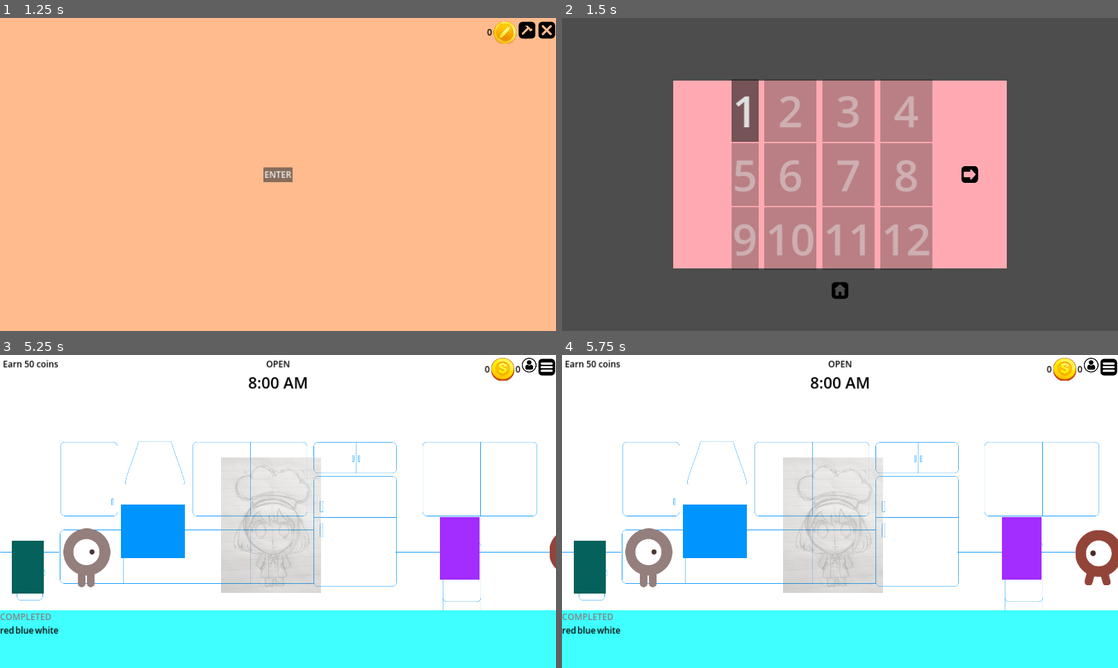
Above: before the commit, frames 1-4 (two rows, left to right).
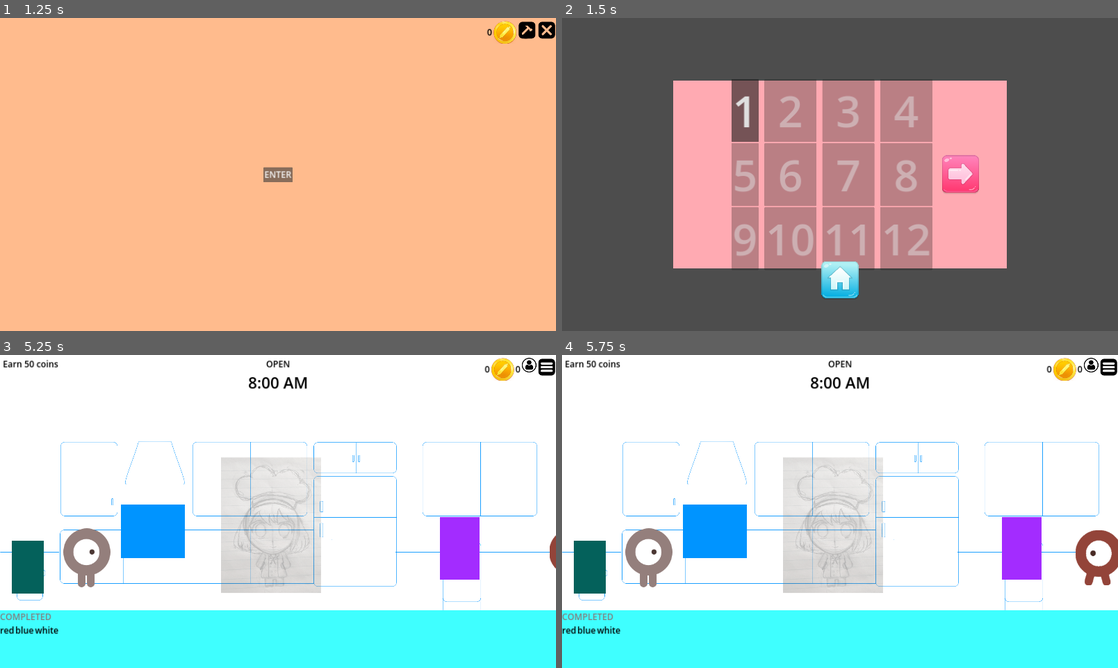
Above: after the commit, the same moments.

Repository: anj0la/BakingFrenzy
Game: Godot game, scene res://scenes/MainMenu.tscn
The game is run twice, just before and just after one commit, with the same random seed, the same clock (stepped at 60 frames per second) and the same inputs. The project has no main scene, so this scene is started directly.
Inputs (mouse positions are in pixels of both pictures, inside the frame that each line leads up to; where the layout moved, square brackets give the same spot in the first picture):
- Up to frame 1 (1.25 s): click "PLAY" at 0.5 s
- Up to frame 2 (1.5 s): click "ENTER" at 1.25 s
- Up to frame 3 (5.25 s): click (278, 617) [278, 627] at 2 s; click "ENTER" at 2.75 s; click (400, 511) [405, 511] at 3.5 s; click (400, 511) [405, 511] at 4.25 s; click "1" at 5 s
- Up to frame 4 (5.75 s): no input

Frame 1 is identical in both runs. In frame 2, 1.6% of the frame differs, in the area x 46-75%, y 43-90%; in frame 3, 0.2%; in frame 4, 0.2%.

Commit message:
Updated buttons and finsihed game over and paused menus.

Diff:
--- a/scenes/GameOverMenu.tscn
+++ b/scenes/GameOverMenu.tscn
@@ -1,14 +1,16 @@
-[gd_scene load_steps=10 format=3 uid="uid://dgh7j3kb520y4"]
-
-[ext_resource type="Texture2D" uid="uid://dj2f5dbd0ajfo" path="res://art/3_stars.png" id="1_lnd0q"]
+[gd_scene load_steps=12 format=3 uid="uid://dgh7j3kb520y4"]
+
 [ext_resource type="Script" path="res://scripts/GameOverMenu.gd" id="1_p5or7"]
 [ext_resource type="Texture2D" uid="uid://bypf4316f4cmb" path="res://art/game_over_background.png" id="2_48v2c"]
-[ext_resource type="Texture2D" uid="uid://dmd8bi6t15j6f" path="res://art/gold_coin.png" id="2_aacg2"]
 [ext_resource type="Texture2D" uid="uid://c0by4gbg7w3xs" path="res://art/customer_icon.png" id="3_ipdqt"]
 [ext_resource type="FontFile" uid="uid://b0ws8x23iavyc" path="res://fonts/Modak-Regular.ttf" id="3_sch1k"]
-[ext_resource type="Texture2D" uid="uid://ctsnd2j2xy65y" path="res://art/home.png" id="4_em5hb"]
-[ext_resource type="Texture2D" uid="uid://ycwfcdipkcnf" path="res://art/rotate.png" id="5_8vn1p"]
-[ext_resource type="Texture2D" uid="uid://b586lm63mv2d" path="res://art/arrow_right.png" id="6_1d77x"]
+[ext_resource type="Texture2D" uid="uid://dexksbn4yc218" path="res://art/three_stars.png" id="4_nvsk5"]
+[ext_resource type="Texture2D" uid="uid://bln6pr4hv72lf" path="res://art/bakery_coin.png" id="5_vckw8"]
+[ext_resource type="Texture2D" uid="uid://3ntlyreascun" path="res://art/home_button_game_over.png" id="7_2tcsv"]
+[ext_resource type="Texture2D" uid="uid://bfmk8wg5yvglk" path="res://art/restart_button_game_over.png" id="8_au63u"]
+[ext_resource type="Texture2D" uid="uid://bwkjn3p5dcsvh" path="res://art/right_arrow_game_over.png" id="9_4vdjr"]
+[ext_resource type="Texture2D" uid="uid://d27rlyik6hyqn" path="res://art/text_bar_smaller.png" id="10_wvvam"]
+[ext_resource type="Texture2D" uid="uid://bnjkb5edloo0y" path="res://art/bakery_coin_game_over.png" id="11_06gcy"]
 
 [node name="GameOverMenu" type="CanvasLayer"]
 script = ExtResource("1_p5or7")
@@ -28,31 +30,20 @@
 anchor_top = 0.5
 anchor_right = 0.5
 anchor_bottom = 0.5
-offset_left = -200.0
-offset_top = -200.0
-offset_right = 200.0
-offset_bottom = 200.0
+offset_left = -400.0
+offset_top = -400.0
+offset_right = 400.0
+offset_bottom = 400.0
 grow_horizontal = 2
 grow_vertical = 2
 texture = ExtResource("2_48v2c")
 
-[node name="MenuContainer" type="VBoxContainer" parent="MainControl"]
-layout_mode = 1
-anchors_preset = 8
-anchor_left = 0.5
-anchor_top = 0.5
-anchor_right = 0.5
-anchor_bottom = 0.5
-offset_left = -344.0
-offset_top = -380.0
-offset_right = 336.0
-offset_bottom = 348.0
-grow_horizontal = 2
-grow_vertical = 2
-theme_override_constants/separation = 25
-
-[node name="DayCompleted" type="Label" parent="MainControl/MenuContainer"]
-layout_mode = 2
+[node name="DayCompleted" type="Label" parent="MainControl"]
+layout_mode = 2
+offset_left = 616.0
+offset_top = 160.0
+offset_right = 1296.0
+offset_bottom = 312.0
 theme_override_colors/font_shadow_color = Color(0, 0, 0, 1)
 theme_override_fonts/font = ExtResource("3_sch1k")
 theme_override_font_sizes/font_size = 100
@@ -60,26 +51,57 @@
 "
 horizontal_alignment = 1
 
+[node name="MenuContainer" type="VBoxContainer" parent="MainControl"]
+visible = false
+layout_mode = 1
+anchors_preset = 8
+anchor_left = 0.5
+anchor_top = 0.5
+anchor_right = 0.5
+anchor_bottom = 0.5
+offset_left = -344.0
+offset_top = -212.0
+offset_right = 336.0
+offset_bottom = 348.0
+grow_horizontal = 2
+grow_vertical = 2
+theme_override_constants/separation = 35
+
 [node name="StarsEarned" type="TextureRect" parent="MainControl/MenuContainer"]
 layout_mode = 2
-texture = ExtResource("1_lnd0q")
+texture = ExtResource("4_nvsk5")
 stretch_mode = 3
 
 [node name="GameStatsContainer" type="VBoxContainer" parent="MainControl/MenuContainer"]
 layout_mode = 2
+theme_override_constants/separation = -10
+
+[node name="CoinsEarned2" type="Label" parent="MainControl/MenuContainer/GameStatsContainer"]
+layout_mode = 2
+theme_override_colors/font_shadow_color = Color(0, 0, 0, 1)
+theme_override_fonts/font = ExtResource("3_sch1k")
+theme_override_font_sizes/font_size = 30
+text = "Earned"
+horizontal_alignment = 1
 
 [node name="CoinsContainer" type="HBoxContainer" parent="MainControl/MenuContainer/GameStatsContainer"]
 layout_mode = 2
+theme_override_constants/separation = 20
 alignment = 1
 
 [node name="CoinsEarned" type="Label" parent="MainControl/MenuContainer/GameStatsContainer/CoinsContainer"]
 layout_mode = 2
-theme_override_font_sizes/font_size = 30
-text = "Earned: 0"
+theme_override_colors/font_shadow_color = Color(0, 0, 0, 1)
+theme_override_fonts/font = ExtResource("3_sch1k")
+theme_override_font_sizes/font_size = 60
+text = "Earned: 10 C"
 
 [node name="CoinsImage" type="TextureRect" parent="MainControl/MenuContainer/GameStatsContainer/CoinsContainer"]
-layout_mode = 2
-texture = ExtResource("2_aacg2")
+visible = false
+layout_mode = 2
+texture = ExtResource("5_vckw8")
+expand_mode = 1
+stretch_mode = 2
 
 [node name="CustomersContainer" type="HBoxContainer" parent="MainControl/MenuContainer/GameStatsContainer"]
 layout_mode = 2
@@ -87,30 +109,198 @@
 
 [node name="CustomersServed" type="Label" parent="MainControl/MenuContainer/GameStatsContainer/CustomersContainer"]
 layout_mode = 2
-theme_override_font_sizes/font_size = 30
-text = "Served: 0"
+theme_override_colors/font_shadow_color = Color(0, 0, 0, 1)
+theme_override_fonts/font = ExtResource("3_sch1k")
+theme_override_font_sizes/font_size = 60
+text = "Served: 10 C"
 
 [node name="CustomersImage" type="TextureRect" parent="MainControl/MenuContainer/GameStatsContainer/CustomersContainer"]
+visible = false
 layout_mode = 2
 texture = ExtResource("3_ipdqt")
-
-[node name="NavContainer" type="HBoxContainer" parent="MainControl/MenuContainer"]
-layout_mode = 2
+expand_mode = 1
+stretch_mode = 2
+
+[node name="StarsEarned" type="TextureRect" parent="MainControl"]
+layout_mode = 1
+anchors_preset = -1
+anchor_left = 0.5
+anchor_top = 0.4
+anchor_right = 0.5
+anchor_bottom = 0.4
+offset_left = -214.0
+offset_top = -113.5
+offset_right = 202.0
+offset_bottom = 57.5
+grow_horizontal = 2
+grow_vertical = 2
+texture = ExtResource("4_nvsk5")
+stretch_mode = 3
+
+[node name="NavContainer" type="HBoxContainer" parent="MainControl"]
+layout_mode = 1
+anchors_preset = -1
+anchor_left = 0.5
+anchor_top = 0.8
+anchor_right = 0.5
+anchor_bottom = 0.8
+offset_left = -248.0
+offset_top = -141.0
+offset_right = 236.0
+offset_bottom = -13.0
+grow_horizontal = 2
+grow_vertical = 2
 theme_override_constants/separation = 50
 alignment = 1
 
-[node name="HomeButton" type="TextureButton" parent="MainControl/MenuContainer/NavContainer"]
-layout_mode = 2
-texture_normal = ExtResource("4_em5hb")
-
-[node name="RestartButton" type="TextureButton" parent="MainControl/MenuContainer/NavContainer"]
-layout_mode = 2
-texture_normal = ExtResource("5_8vn1p")
-
-[node name="LevelSelectionButton" type="TextureButton" parent="MainControl/MenuContainer/NavContainer"]
-layout_mode = 2
-texture_normal = ExtResource("6_1d77x")
-
-[connection signal="pressed" from="MainControl/MenuContainer/NavContainer/HomeButton" to="." method="_on_home_button_pressed"]
-[connection signal="pressed" from="MainControl/MenuContainer/NavContainer/RestartButton" to="." method="_on_restart_button_pressed"]
-[connection signal="pressed" from="MainControl/MenuContainer/NavContainer/LevelSelectionButton" to="." method="_on_level_selection_button_pressed"]
+[node name="HomeButton" type="TextureButton" parent="MainControl/NavContainer"]
+layout_mode = 2
+texture_normal = ExtResource("7_2tcsv")
+
+[node name="RestartButton" type="TextureButton" parent="MainControl/NavContainer"]
+layout_mode = 2
+texture_normal = ExtResource("8_au63u")
+
+[node name="LevelSelectionButton" type="TextureButton" parent="MainControl/NavContainer"]
+layout_mode = 2
+texture_normal = ExtResource("9_4vdjr")
+
+[node name="GameStatsContainer" type="VBoxContainer" parent="MainControl"]
+layout_mode = 1
+anchors_preset = -1
+anchor_left = 0.5
+anchor_top = 0.57
+anchor_right = 0.5
+anchor_bottom = 0.6
+offset_left = -150.0
+offset_top = -161.0
+offset_right = 144.0
+offset_bottom = 101.0
+grow_horizontal = 2
+grow_vertical = 2
+theme_override_constants/separation = 0
+
+[node name="EarnedLabel" type="Label" parent="MainControl/GameStatsContainer"]
+layout_mode = 2
+theme_override_colors/font_color = Color(0.624239, 0.951413, 0.538565, 1)
+theme_override_colors/font_outline_color = Color(0.222844, 0.404608, 0.173538, 1)
+theme_override_constants/outline_size = 5
+theme_override_fonts/font = ExtResource("3_sch1k")
+theme_override_font_sizes/font_size = 35
+text = "EARNED"
+horizontal_alignment = 1
+
+[node name="CoinsEarnedTexture" type="TextureRect" parent="MainControl/GameStatsContainer"]
+layout_mode = 2
+texture = ExtResource("10_wvvam")
+
+[node name="CoinsContainer" type="HBoxContainer" parent="MainControl/GameStatsContainer/CoinsEarnedTexture"]
+layout_mode = 1
+anchors_preset = 8
+anchor_left = 0.5
+anchor_top = 0.5
+anchor_right = 0.5
+anchor_bottom = 0.5
+offset_left = -141.5
+offset_top = -45.5
+offset_right = 141.5
+offset_bottom = 45.5
+grow_horizontal = 2
+grow_vertical = 2
+alignment = 1
+
+[node name="CoinsEarned" type="Label" parent="MainControl/GameStatsContainer/CoinsEarnedTexture/CoinsContainer"]
+layout_mode = 2
+theme_override_colors/font_shadow_color = Color(0, 0, 0, 1)
+theme_override_fonts/font = ExtResource("3_sch1k")
+theme_override_font_sizes/font_size = 60
+text = "100"
+horizontal_alignment = 2
+
+[node name="CoinsImage" type="TextureRect" parent="MainControl/GameStatsContainer/CoinsEarnedTexture/CoinsContainer"]
+clip_contents = true
+custom_minimum_size = Vector2(0, 50)
+layout_mode = 2
+size_flags_vertical = 4
+texture = ExtResource("11_06gcy")
+stretch_mode = 2
+
+[node name="CoinsEarned" type="Label" parent="MainControl/GameStatsContainer/CoinsEarnedTexture"]
+visible = false
+layout_mode = 1
+anchors_preset = 7
+anchor_left = 0.5
+anchor_top = 1.0
+anchor_right = 0.5
+anchor_bottom = 1.0
+offset_left = -49.0
+offset_top = -78.0
+offset_right = 89.0
+offset_bottom = 13.0
+grow_horizontal = 2
+grow_vertical = 0
+theme_override_colors/font_shadow_color = Color(0, 0, 0, 1)
+theme_override_fonts/font = ExtResource("3_sch1k")
+theme_override_font_sizes/font_size = 60
+text = "100"
+horizontal_alignment = 2
+
+[node name="CoinsImage" type="TextureRect" parent="MainControl/GameStatsContainer/CoinsEarnedTexture"]
+visible = false
+layout_mode = 1
+anchors_preset = -1
+offset_left = 242.0
+offset_top = 10.0
+offset_right = 292.0
+offset_bottom = 58.0
+texture = ExtResource("5_vckw8")
+expand_mode = 1
+
+[node name="ServedLabel" type="Label" parent="MainControl/GameStatsContainer"]
+layout_mode = 2
+theme_override_colors/font_color = Color(0.569419, 0.918803, 0.957463, 1)
+theme_override_colors/font_outline_color = Color(0.0698121, 0.285409, 0.307152, 1)
+theme_override_constants/outline_size = 5
+theme_override_fonts/font = ExtResource("3_sch1k")
+theme_override_font_sizes/font_size = 35
+text = "SERVED"
+horizontal_alignment = 1
+
+[node name="CustomersServedTexture" type="TextureRect" parent="MainControl/GameStatsContainer"]
+layout_mode = 2
+texture = ExtResource("10_wvvam")
+
+[node name="CoinsContainer" type="HBoxContainer" parent="MainControl/GameStatsContainer/CustomersServedTexture"]
+layout_mode = 1
+anchors_preset = 8
+anchor_left = 0.5
+anchor_top = 0.5
+anchor_right = 0.5
+anchor_bottom = 0.5
+offset_left = -141.5
+offset_top = -45.5
+offset_right = 141.5
+offset_bottom = 45.5
+grow_horizontal = 2
+grow_vertical = 2
+alignment = 1
+
+[node name="CustomersServed" type="Label" parent="MainControl/GameStatsContainer/CustomersServedTexture/CoinsContainer"]
+layout_mode = 2
+theme_override_colors/font_shadow_color = Color(0, 0, 0, 1)
+theme_override_fonts/font = ExtResource("3_sch1k")
+theme_override_font_sizes/font_size = 60
+text = "10"
+horizontal_alignment = 2
+
+[node name="CustomersImage" type="TextureRect" parent="MainControl/GameStatsContainer/CustomersServedTexture/CoinsContainer"]
+clip_contents = true
+custom_minimum_size = Vector2(0, 55)
+layout_mode = 2
+size_flags_vertical = 4
+texture = ExtResource("3_ipdqt")
+stretch_mode = 2
+
+[connection signal="pressed" from="MainControl/NavContainer/HomeButton" to="." method="_on_home_button_pressed"]
+[connection signal="pressed" from="MainControl/NavContainer/RestartButton" to="." method="_on_restart_button_pressed"]
+[connection signal="pressed" from="MainControl/NavContainer/LevelSelectionButton" to="." method="_on_level_selection_button_pressed"]
--- a/scenes/HUD.tscn
+++ b/scenes/HUD.tscn
@@ -1,9 +1,9 @@
 [gd_scene load_steps=7 format=3 uid="uid://dqfwvvi6rb8gb"]
 
 [ext_resource type="Texture2D" uid="uid://c1uakdggq2pls" path="res://art/game_background_outline_recipe.png" id="1_cyc50"]
-[ext_resource type="Texture2D" uid="uid://dmd8bi6t15j6f" path="res://art/gold_coin.png" id="1_r51x3"]
 [ext_resource type="Script" path="res://scripts/HUD.gd" id="1_xlsrd"]
 [ext_resource type="Texture2D" uid="uid://c0by4gbg7w3xs" path="res://art/customer_icon.png" id="2_xlj4a"]
+[ext_resource type="Texture2D" uid="uid://bln6pr4hv72lf" path="res://art/bakery_coin.png" id="3_kgrly"]
 [ext_resource type="Texture2D" uid="uid://cbnbca3ng6pt7" path="res://art/rect_white.png" id="4_ygfvq"]
 [ext_resource type="Texture2D" uid="uid://5m4t80pnsul" path="res://art/menu.png" id="5_s0jyg"]
 
@@ -42,7 +42,7 @@
 
 [node name="CoinsImage" type="TextureRect" parent="MainControl/GameStatsContainer"]
 layout_mode = 2
-texture = ExtResource("1_r51x3")
+texture = ExtResource("3_kgrly")
 stretch_mode = 2
 
 [node name="Customers" type="Label" parent="MainControl/GameStatsContainer"]
--- a/scenes/LevelSelectionMenu.tscn
+++ b/scenes/LevelSelectionMenu.tscn
@@ -1,9 +1,9 @@
 [gd_scene load_steps=5 format=3 uid="uid://f5df00tq3x2u"]
 
-[ext_resource type="Texture2D" uid="uid://b586lm63mv2d" path="res://art/arrow_right.png" id="1_3k75s"]
 [ext_resource type="Script" path="res://scripts/LevelSelectionMenu.gd" id="1_ahqkm"]
 [ext_resource type="Resource" uid="uid://cfbsynjsw6ejt" path="res://resources/GameStats.tres" id="2_yak52"]
-[ext_resource type="Texture2D" uid="uid://ctsnd2j2xy65y" path="res://art/home.png" id="3_ld4qs"]
+[ext_resource type="Texture2D" uid="uid://bwkjn3p5dcsvh" path="res://art/right_arrow_game_over.png" id="3_60ya5"]
+[ext_resource type="Texture2D" uid="uid://3ntlyreascun" path="res://art/home_button_game_over.png" id="4_gibvi"]
 
 [node name="LevelSelectionMenu" type="Control"]
 layout_mode = 3
@@ -118,7 +118,7 @@
 offset_bottom = 32.0
 grow_horizontal = 0
 grow_vertical = 2
-texture_normal = ExtResource("1_3k75s")
+texture_normal = ExtResource("3_60ya5")
 
 [node name="PrevButton" type="TextureButton" parent="."]
 layout_mode = 1
@@ -131,7 +131,7 @@
 offset_right = 64.0
 offset_bottom = 32.0
 grow_vertical = 2
-texture_normal = ExtResource("1_3k75s")
+texture_normal = ExtResource("3_60ya5")
 flip_h = true
 
 [node name="HomeButton" type="TextureButton" parent="."]
@@ -146,6 +146,6 @@
 offset_right = 32.0
 grow_horizontal = 2
 grow_vertical = 0
-texture_normal = ExtResource("3_ld4qs")
+texture_normal = ExtResource("4_gibvi")
 
 [connection signal="pressed" from="HomeButton" to="." method="_on_home_button_pressed"]
--- a/scenes/PauseMenu.tscn
+++ b/scenes/PauseMenu.tscn
@@ -1,9 +1,11 @@
-[gd_scene load_steps=5 format=3 uid="uid://cetdbvols3lf5"]
+[gd_scene load_steps=7 format=3 uid="uid://cetdbvols3lf5"]
 
 [ext_resource type="Script" path="res://scripts/PauseMenu.gd" id="1_gpe0r"]
-[ext_resource type="Texture2D" uid="uid://ycwfcdipkcnf" path="res://art/rotate.png" id="2_inw6d"]
-[ext_resource type="Texture2D" uid="uid://bniqwmr2frkw7" path="res://art/resume.png" id="2_k6s30"]
-[ext_resource type="Texture2D" uid="uid://b586lm63mv2d" path="res://art/arrow_right.png" id="3_iyvdg"]
+[ext_resource type="Texture2D" uid="uid://bbo3apguwmcc6" path="res://art/game_paused.png" id="2_l2psu"]
+[ext_resource type="FontFile" uid="uid://b0ws8x23iavyc" path="res://fonts/Modak-Regular.ttf" id="3_xjldm"]
+[ext_resource type="Texture2D" uid="uid://ce810r388wf8x" path="res://art/play_button.png" id="4_qytb0"]
+[ext_resource type="Texture2D" uid="uid://bfmk8wg5yvglk" path="res://art/restart_button_game_over.png" id="5_ovaqj"]
+[ext_resource type="Texture2D" uid="uid://bwkjn3p5dcsvh" path="res://art/right_arrow_game_over.png" id="6_nagyc"]
 
 [node name="PauseMenu" type="CanvasLayer"]
 script = ExtResource("1_gpe0r")
@@ -17,7 +19,7 @@
 grow_horizontal = 2
 grow_vertical = 2
 
-[node name="MenuTexture" type="ColorRect" parent="MainControl"]
+[node name="MenuTexture" type="TextureRect" parent="MainControl"]
 layout_mode = 1
 anchors_preset = 8
 anchor_left = 0.5
@@ -30,45 +32,53 @@
 offset_bottom = 100.0
 grow_horizontal = 2
 grow_vertical = 2
-color = Color(0.807843, 0.541176, 0.435294, 1)
+texture = ExtResource("2_l2psu")
 
-[node name="MenuContainer" type="VBoxContainer" parent="MainControl"]
+[node name="PausedLabel" type="Label" parent="MainControl"]
 layout_mode = 1
-anchors_preset = 8
+anchors_preset = -1
 anchor_left = 0.5
-anchor_top = 0.5
+anchor_top = 0.36
 anchor_right = 0.5
-anchor_bottom = 0.5
-offset_left = -200.0
-offset_top = -102.0
-offset_right = 200.0
-offset_bottom = 102.0
+anchor_bottom = 0.36
+offset_left = -340.0
+offset_top = -76.0
+offset_right = 340.0
+offset_bottom = 76.0
 grow_horizontal = 2
 grow_vertical = 2
-theme_override_constants/separation = 25
-
-[node name="DayCompleted" type="Label" parent="MainControl/MenuContainer"]
-layout_mode = 2
-theme_override_font_sizes/font_size = 36
+theme_override_colors/font_shadow_color = Color(0, 0, 0, 1)
+theme_override_fonts/font = ExtResource("3_xjldm")
+theme_override_font_sizes/font_size = 100
 text = "PAUSED"
 horizontal_alignment = 1
 
-[node name="NavContainer" type="HBoxContainer" parent="MainControl/MenuContainer"]
+[node name="NavContainer" type="HBoxContainer" parent="MainControl"]
+layout_mode = 1
+anchors_preset = -1
+anchor_left = 0.5
+anchor_top = 0.525
+anchor_right = 0.5
+anchor_bottom = 0.525
+offset_left = -242.0
+offset_top = -66.5
+offset_right = 242.0
+offset_bottom = 66.5
+grow_horizontal = 2
+grow_vertical = 2
+theme_override_constants/separation = 50
+
+[node name="ResumeButton" type="TextureButton" parent="MainControl/NavContainer"]
 layout_mode = 2
-theme_override_constants/separation = 50
-alignment = 1
+texture_normal = ExtResource("4_qytb0")
 
-[node name="ResumeButton" type="TextureButton" parent="MainControl/MenuContainer/NavContainer"]
+[node name="RestartButton" type="TextureButton" parent="MainControl/NavContainer"]
 layout_mode = 2
-texture_normal = ExtResource("2_k6s30")
+texture_normal = ExtResource("5_ovaqj")
 
-[node name="RestartButton" type="TextureButton" parent="MainControl/MenuContainer/NavContainer"]
+[node name="LevelSelectionButton" type="TextureButton" parent="MainControl/NavContainer"]
 layout_mode = 2
-texture_normal = ExtResource("2_inw6d")
+texture_normal = ExtResource("6_nagyc")
 
-[node name="LevelSelectionButton" type="TextureButton" parent="MainControl/MenuContainer/NavContainer"]
-layout_mode = 2
-texture_normal = ExtResource("3_iyvdg")
-
-[connection signal="pressed" from="MainControl/MenuContainer/NavContainer/ResumeButton" to="." method="_on_resume_button_pressed"]
-[connection signal="pressed" from="MainControl/MenuContainer/NavContainer/RestartButton" to="." method="_on_restart_button_pressed"]
+[connection signal="pressed" from="MainControl/NavContainer/ResumeButton" to="." method="_on_resume_button_pressed"]
+[connection signal="pressed" from="MainControl/NavContainer/RestartButton" to="." method="_on_restart_button_pressed"]
--- a/scripts/GameOverMenu.gd
+++ b/scripts/GameOverMenu.gd
@@ -4,7 +4,8 @@
 
 # Called when the node enters the scene tree for the first time.
 func _ready() -> void:
-	hide()
+	pass
+	# hide()
 
 # Displays the game over menu.
 func display_game_over_menu(day: int, stars_earned: int, coins_earned: int, customers_served: int) -> void:
Binary file added: art/bakery_coin_game_over.png
Not shown, added: art/bakery_coin_game_over.png.import
Binary file added: art/game_paused.png
Not shown, added: art/game_paused.png.import
Binary file added: art/home_button_game_over.png
Not shown, added: art/home_button_game_over.png.import
Binary file added: art/play_button.png
Not shown, added: art/play_button.png.import
Binary file added: art/restart_button_game_over.png
Not shown, added: art/restart_button_game_over.png.import
Binary file added: art/right_arrow_game_over.png
Not shown, added: art/right_arrow_game_over.png.import
(and 14 more such lines)
